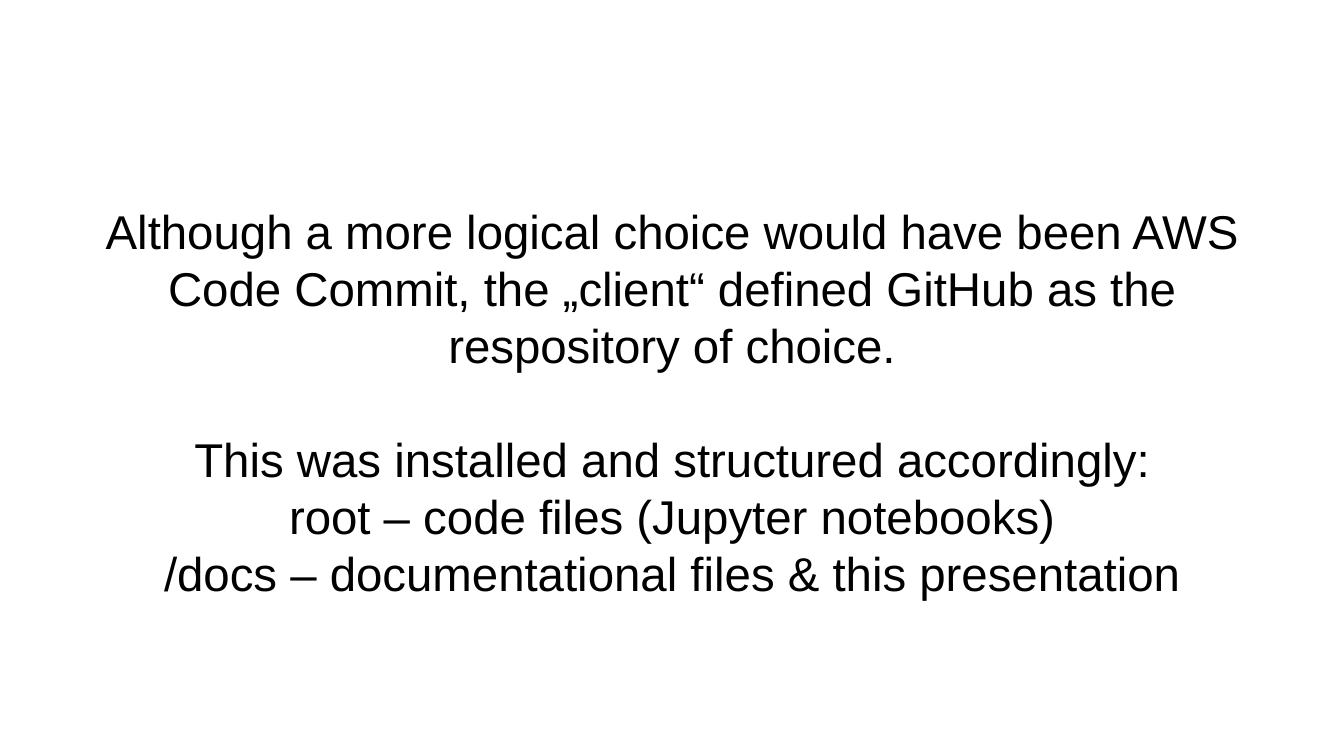
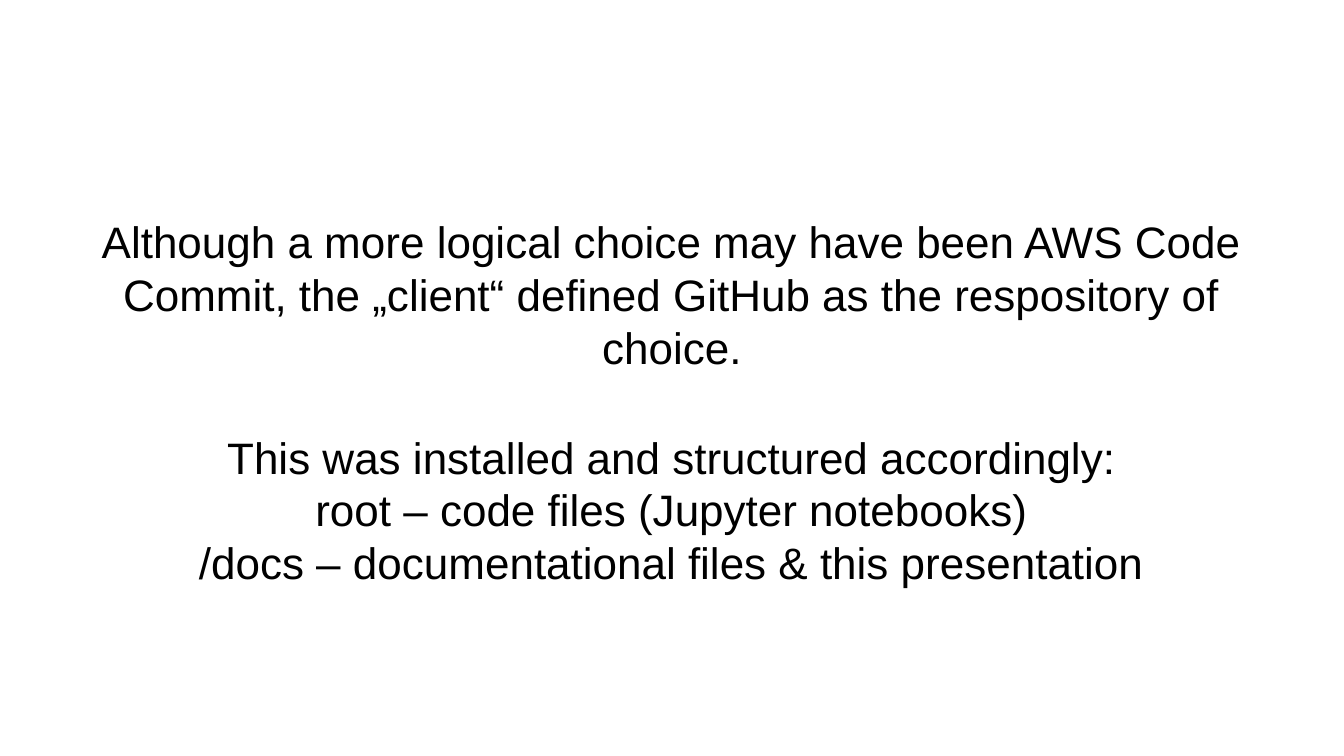
Before and after one commit to jgo-DA/Project-Movies_Team-Darmstadt, a slide deck: slide 6 of docs/Team-Darmstadt_Movies-Project_Presentation.odp (slide 9 before the commit). Drawn at 1344x756 pixels with LibreOffice and Linux fonts; fonts in the diff are those of the drawing; background and template pictures are left out. Boxes give left, top, right and bottom in pixels: in the first picture for what was removed or moved away, otherwise in the second. Text is boxed around its words. In the diff, an @@ line names an element or a change of style, - is before the commit and + after.

```diff
--- a/docs/Team-Darmstadt_Movies-Project_Presentation.odp
+++ b/docs/Team-Darmstadt_Movies-Project_Presentation.odp
@@ subtitle at bbox=[102, 226, 1240, 365]: text changed; size 28 to 26 pt @@
-Although a more logical choice would have been AWS Code Commit, the „client“ defined GitHub as the respository of choice.
+Although a more logical choice may have been AWS Code Commit, the „client“ defined GitHub as the respository of choice.
@@ subtitle at bbox=[199, 442, 1143, 588]: size 28 to 26 pt in "This was installed and structured accordingly:", "root – code files (Jupyter notebooks)", "/docs – documentational files & this presentation" @@
```
Also in this commit, not shown: 4 other slides changed, 2 slides added, 1 slide removed, 1 other file.
